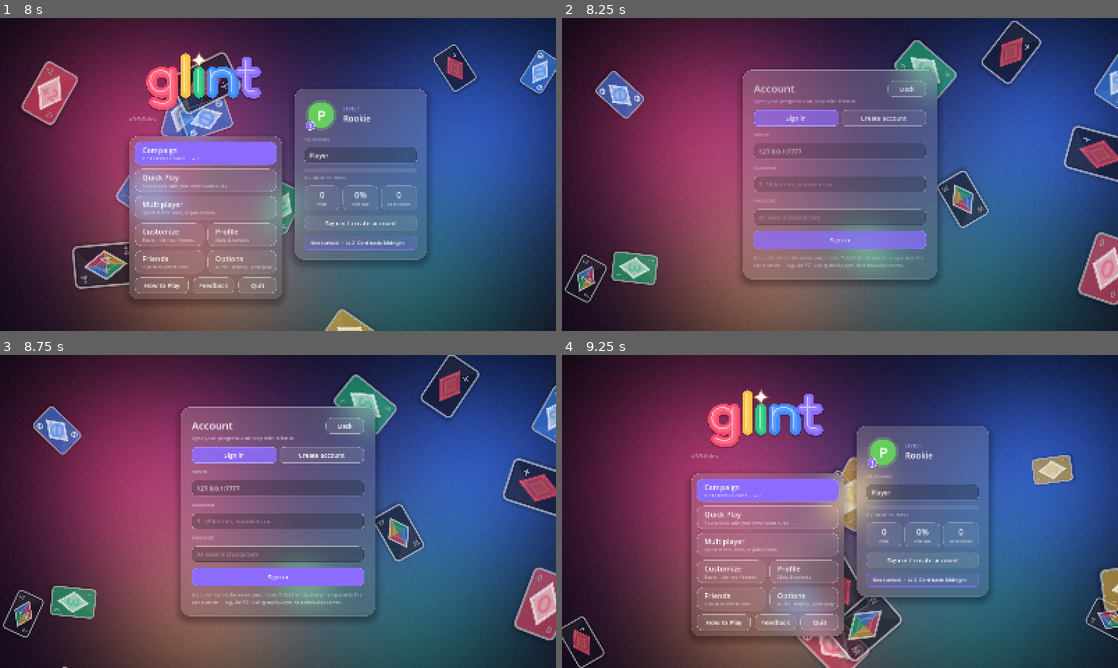
Above: before the commit, frames 1-4 (two rows, left to right).
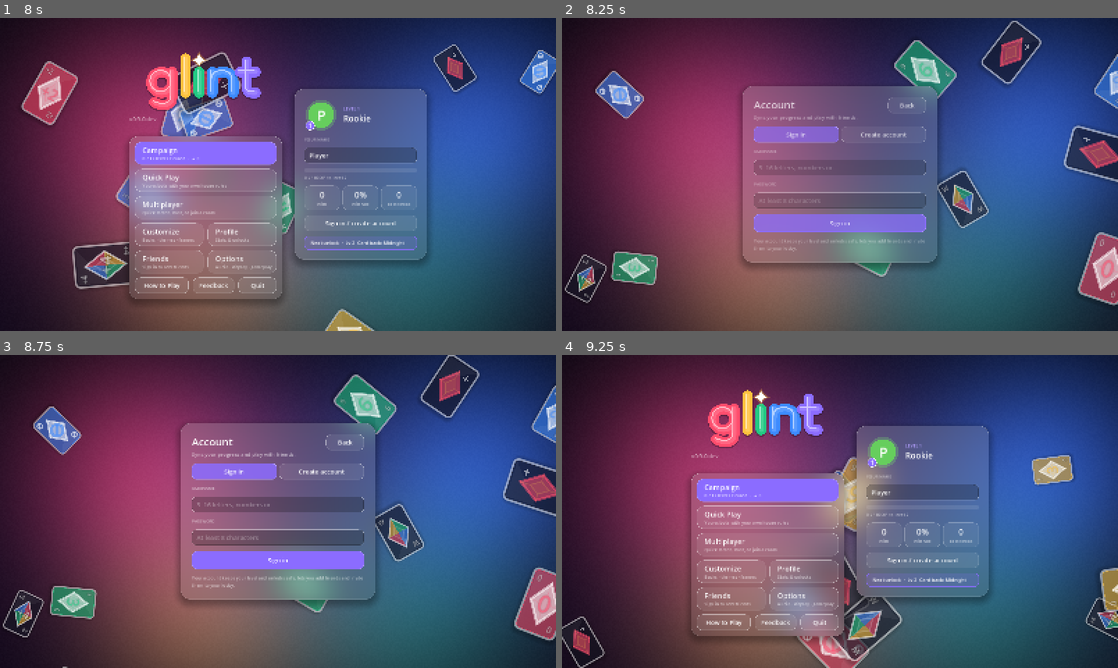
Above: after the commit, the same moments.

Repository: AndrewMommers/glint
Game: Godot game, scene res://scenes/Main.tscn
Same seed, same stepped clock (60 frames per second), same inputs: the game is played once before the commit and once after it.
Inputs (mouse positions are in pixels of both pictures, inside the frame that each line leads up to):
- Up to frame 1 (8 s): click (205, 180) at 0.5 s; click (205, 208) at 1.25 s; click (166, 233) at 2 s; click (244, 233) at 2.75 s; click (166, 262) at 3.5 s; click "Back" at 4.25 s; click (244, 262) at 5 s; click "Back" at 5.75 s; click "How to Play" at 6.5 s; click "Back" at 7.25 s
- Up to frame 2 (8.25 s): click "Sign in / create account" at 8 s
- Up to frame 3 (8.75 s): no input
- Up to frame 4 (9.25 s): click "Back" at 8.75 s

Frame 1 is identical in both runs. In frame 2, 11% of the frame differs, in the area x 32-68%, y 16-86%; in frame 3, 16%, in the area x 32-69%, y 16-86%; in frame 4, nothing differs.

Commit message:
Multiplayer screen: create public/private lobbies, join by code, live lobby list; always use the official server (no host-on-PC, no addresses)
Co-Authored-By: Claude Opus 5.5 <noreply@anthropic.com>

Diff:
--- a/client/scripts/main.gd
+++ b/client/scripts/main.gd
@@ -173,7 +173,7 @@
 			if what == "quick":
 				_quick.call_deferred()
 			elif what == "create":
-				_create_remote.call_deferred()
+				_create_lobby.call_deferred()
 			elif what.begins_with("join:"):
 				_join.call_deferred(what.get_slice(":", 1))
 		elif a.begins_with("--stage="):
@@ -268,7 +268,8 @@
 	var cf := ConfigFile.new()
 	if cf.load(CONFIG_PATH) == OK:
 		player_name = cf.get_value("player", "name", "")
-		server_addr = cf.get_value("net", "server", Release.server())
+		if not Release.is_release():  # release builds always use the official server
+			server_addr = cf.get_value("net", "server", Release.server())
 		var saved = cf.get_value("game", "setup", null)
 		if saved is Dictionary:
 			setup.merge(saved, true)
@@ -518,7 +519,7 @@
 
 	if Online.is_signed_in():
 		var acc := UI.button("☁  Signed in as %s" % Online.username, show_account)
-		acc.tooltip_text = "Progress syncs to your account on %s" % Online.addr
+		acc.tooltip_text = "Your progress syncs to your account"
 		col.add_child(acc)
 	else:
 		var acc := UI.button("Sign in / create account" if Online.status != "connecting" else "Connecting…", show_account)
@@ -1114,9 +1115,10 @@
 func show_multiplayer() -> void:
 	_clear()
 	_decor()
-	var p := _card(640)
+	_screen = "multi"
+	var p := _card(760)
 	var col := UI.vbox(16)
-	col.add_child(_header("Multiplayer", "Jump into a quick game, host a table on this PC, or connect to any Glint server.", show_menu))
+	col.add_child(_header("Multiplayer", "Play with friends or anyone online.", show_menu))
 
 	var quick := UI.button("⚡  Quick Match", _quick, true)
 	quick.custom_minimum_size = Vector2(0, 64)
@@ -1124,40 +1126,60 @@
 	quick.tooltip_text = "Join a 4-player table with other players. Bots fill any empty seats."
 	col.add_child(quick)
 
-	col.add_child(UI.section("Server"))
-	var row := UI.hbox(10)
-	var addr := UI.line_edit(server_addr, "host or host:port")
-	addr.text_changed.connect(func(t: String) -> void:
-		server_addr = t.strip_edges()
-		_save_config())
-	row.add_child(addr)
-	row.add_child(UI.button("Browse rooms", _browse, false, 160))
-	col.add_child(row)
-
-	var host_btn := UI.button("Host on this PC", _host_local, true)
-	host_btn.tooltip_text = "Starts a server on port %d and creates a room" % Net.DEFAULT_PORT
-	var join_row := UI.hbox(10)
-	var code := UI.line_edit("", "Room code", 4)
-	code.custom_minimum_size.x = 160
-	code.size_flags_horizontal = Control.SIZE_FILL
-	join_row.add_child(code)
-	join_row.add_child(UI.button("Join", func() -> void: _join(code.text), false, 120))
+	var halves := UI.hbox(24)
+	var create := UI.vbox(10)
+	create.size_flags_horizontal = Control.SIZE_EXPAND_FILL
+	create.add_child(UI.section("Create a lobby"))
+	var vis_note := UI.label("", 13, 500, UI.MUTED)
+	vis_note.autowrap_mode = TextServer.AUTOWRAP_WORD_SMART
+	var set_note := func() -> void:
+		vis_note.text = "Listed below for anyone to join." if setup.get("lobby_public", true) \
+			else "Hidden. Share the code with your friends."
+	set_note.call()
+	create.add_child(UI.segmented([["Public", true], ["Private", false]], setup.get("lobby_public", true), func(v: bool) -> void:
+		setup.lobby_public = v
+		_save_config()
+		set_note.call()))
+	create.add_child(vis_note)
+	create.add_child(UI.button("Create lobby", _create_lobby, true))
+	halves.add_child(create)
+
+	var join := UI.vbox(10)
+	join.size_flags_horizontal = Control.SIZE_EXPAND_FILL
+	join.add_child(UI.section("Join with a code"))
+	var code := UI.line_edit("", "4-letter code", 4)
 	code.text_submitted.connect(func(t: String) -> void: _join(t))
-	join_row.add_child(UI.spacer(0, 0, true))
-	join_row.add_child(UI.button("Create room on server", _create_remote, false))
-	col.add_child(host_btn)
-	col.add_child(join_row)
-
-	col.add_child(UI.section("Open rooms"))
+	join.add_child(code)
+	join.add_child(UI.label("Ask the host for their lobby code.", 13, 500, UI.MUTED))
+	join.add_child(UI.button("Join", func() -> void: _join(code.text)))
+	halves.add_child(join)
+	col.add_child(halves)
+
+	var head := UI.hbox(10)
+	var sec := UI.section("Open lobbies")
+	sec.size_flags_horizontal = Control.SIZE_EXPAND_FILL
+	head.add_child(sec)
+	head.add_child(UI.button("Refresh", _browse, false, 110))
+	col.add_child(head)
 	var scroll := ScrollContainer.new()
-	scroll.custom_minimum_size = Vector2(0, 180)
+	scroll.custom_minimum_size = Vector2(0, 200)
 	scroll.horizontal_scroll_mode = ScrollContainer.SCROLL_MODE_DISABLED
 	_rooms_box = UI.vbox(8)
 	_rooms_box.size_flags_horizontal = Control.SIZE_EXPAND_FILL
-	_rooms_box.add_child(UI.label("Press “Browse rooms” to look for open tables.", 15, 500, UI.MUTED))
+	_rooms_box.add_child(UI.label("Looking for open lobbies…", 15, 500, UI.MUTED))
 	scroll.add_child(_rooms_box)
 	col.add_child(scroll)
 	p.add_child(col)
+
+	# Keep the list fresh while this screen is open.
+	_browse()
+	var t := Timer.new()
+	t.wait_time = 6.0
+	t.autostart = true
+	t.timeout.connect(func() -> void:
+		if _screen == "multi" and Net.is_online():
+			Net.send({"t": "list"}))
+	p.add_child(t)
 
 
 func _parse_addr() -> Array:
@@ -1170,7 +1192,7 @@
 	return [host, port]
 
 
-## Connects to the configured server (if not already) and then runs then.
+## Connects to the game server (if not already) and then runs then.
 func _with_server(then: Callable) -> void:
 	var a := _parse_addr()
 	if Net.is_online() and Net.connected_to(a[0], a[1]):
@@ -1178,7 +1200,12 @@
 		return
 	singleplayer = false
 	_on_connected = then
-	Net.connect_to(a[0], a[1], 1)
+	var retries := 1
+	if not Release.is_release() and Release.is_local(a[0]):
+		# Dev builds: run a server on this PC if there isn't one.
+		Net.start_local_server(int(a[1]), false)
+		retries = 15
+	Net.connect_to(a[0], a[1], retries)
 
 
 func _quick() -> void:
@@ -1204,30 +1231,11 @@
 	_with_server(func() -> void: Net.send({"t": "list"}))
 
 
-func _mp_settings() -> Dictionary:
+func _create_lobby() -> void:
 	var s: Dictionary = setup.settings.duplicate(true)
-	s.public = true
+	s.public = setup.get("lobby_public", true)
 	if int(s.turnTime) == 0:
 		s.turnTime = 30
-	return s
-
-
-func _host_local() -> void:
-	var err := Net.start_local_server(Net.DEFAULT_PORT, true)
-	if err != "":
-		toast(err, true)
-		return
-	server_addr = "127.0.0.1"
-	_save_config()
-	var s := _mp_settings()
-	_on_connected = func() -> void:
-		Net.send({"t": "create", "name": _name(), "bots": 0, "settings": s})
-	_connecting("Starting server…")
-	Net.connect_to("127.0.0.1", Net.DEFAULT_PORT, 15)
-
-
-func _create_remote() -> void:
-	var s := _mp_settings()
 	_with_server(func() -> void: Net.send({"t": "create", "name": _name(), "bots": 0, "settings": s}))
 
 
@@ -1245,7 +1253,7 @@
 	for c in _rooms_box.get_children():
 		c.queue_free()
 	if rooms.is_empty():
-		_rooms_box.add_child(UI.label("No open rooms right now — host one!", 15, 500, UI.MUTED))
+		_rooms_box.add_child(UI.label("No open lobbies right now. Create one, or try Quick Match!", 15, 500, UI.MUTED))
 	for r in rooms:
 		var row := UI.hbox(12)
 		var l := UI.label("Quick Match" if r.get("quick", false) else "%s's table" % r.host, 17, 650)
@@ -1296,10 +1304,19 @@
 	code_btn.tooltip_text = "Click to copy"
 	head.add_child(code_btn)
 	col.add_child(head)
-	if is_host and not singleplayer and not quick:
-		var ips := Net.local_ips()
-		if not ips.is_empty() and server_addr.begins_with("127.0.0.1"):
-			col.add_child(UI.label("Friends on your network connect to:  %s" % "  ·  ".join(ips), 14, 500, UI.MUTED))
+	if not singleplayer and not quick:
+		var public: bool = st.settings.get("public", true)
+		var vis := UI.hbox(12)
+		if is_host:
+			vis.add_child(UI.segmented([["Public", true], ["Private", false]], public, func(v: bool) -> void:
+				setup.lobby_public = v
+				_save_config()
+				Net.send({"t": "settings", "settings": {"public": v}})))
+		var vl := UI.label("Public: anyone can join from the lobby list." if public else "Private: only people with the code can join.", 14, 500, UI.MUTED)
+		vl.vertical_alignment = VERTICAL_ALIGNMENT_CENTER
+		vl.size_flags_vertical = Control.SIZE_FILL
+		vis.add_child(vl)
+		col.add_child(vis)
 
 	col.add_child(UI.section("Players  %d / %d" % [st.players.size(), st.settings.get("maxPlayers", 8)]))
 	var grid := GridContainer.new()
@@ -1697,7 +1714,7 @@
 	right.add_child(UI.toggle("Reduce motion", "No screen shake, confetti or floating menu cards.", Settings.v("reduce_motion"), setv.call("reduce_motion")))
 
 	right.add_child(UI.section("Account & data"))
-	var acct := "Signed in as %s on %s" % [Online.username, Online.addr] if Online.is_signed_in() else "Not signed in — progress is saved on this PC only."
+	var acct := "Signed in as %s" % Online.username if Online.is_signed_in() else "Not signed in — progress is saved on this PC only."
 	var al := UI.label(acct, 14, 500, UI.MUTED)
 	al.autowrap_mode = TextServer.AUTOWRAP_WORD_SMART
 	right.add_child(al)
@@ -1769,7 +1786,6 @@
 		var who := UI.vbox(4)
 		who.alignment = BoxContainer.ALIGNMENT_CENTER
 		who.add_child(UI.label(Online.username, 26, 800))
-		who.add_child(UI.label("Signed in on %s" % Online.addr, 14, 500, UI.MUTED))
 		who.add_child(UI.label("Level %d  ·  progress syncs automatically" % Profile.level(), 14, 600, UI.ACCENT.lightened(0.4)))
 		head.add_child(who)
 		col.add_child(head)
@@ -1787,9 +1803,6 @@
 	col.add_child(UI.segmented([["Sign in", "login"], ["Create account", "register"]], _account_mode, func(v: String) -> void:
 		_account_mode = v
 		show_account()))
-	col.add_child(UI.section("Server"))
-	var server := UI.line_edit(Online.addr, "host:port (the multiplayer server)")
-	col.add_child(server)
 	col.add_child(UI.section("Username"))
 	var user := UI.line_edit(Online.username, "3–16 letters, numbers or _", 16)
 	col.add_child(user)
@@ -1808,7 +1821,7 @@
 		col.add_child(invite)
 	var status := ""
 	if Online.status == "connecting":
-		status = "Connecting to %s…" % Online.addr
+		status = "Connecting…"
 	elif Online.last_error != "":
 		status = Online.last_error
 	if status != "":
@@ -1820,13 +1833,13 @@
 		if user.text.strip_edges().length() < 3 or pw.text.length() < 8:
 			toast("Enter a username (3+) and password (8+)", true)
 			return
-		Online.sign_in(server.text.strip_edges(), user.text, pw.text, _account_mode == "register", invite.text if invite else "")
+		Online.sign_in(Online.addr, user.text, pw.text, _account_mode == "register", invite.text if invite else "")
 		show_account()
 	var go := UI.button("Create account" if _account_mode == "register" else "Sign in", submit, true)
 	go.custom_minimum_size.y = 52
 	col.add_child(go)
 	pw.text_submitted.connect(func(_t: String) -> void: submit.call())
-	var note := UI.label("Accounts live on the server you choose. To be friends, everyone signs in to the same server — e.g. the PC hosting multiplayer, or a dedicated server.", 13, 500, UI.MUTED)
+	var note := UI.label("Your account keeps your level and unlocks safe, lets you add friends and invite them to your lobby.", 13, 500, UI.MUTED)
 	note.autowrap_mode = TextServer.AUTOWRAP_WORD_SMART
 	col.add_child(note)
 	p.add_child(col)
@@ -1901,10 +1914,7 @@
 		var fname: String = f.name
 		if f.get("room", "") != "":
 			var code: String = f.room
-			row.add_child(UI.button("Join", func() -> void:
-				server_addr = Online.addr
-				_save_config()
-				_join(code), true, 90))
+			row.add_child(UI.button("Join", func() -> void: _join(code), true, 90))
 		var x := UI.button("✕", func() -> void: _confirm_remove_friend(fname))
 		x.custom_minimum_size = Vector2(40, 40)
 		x.tooltip_text = "Remove friend"
@@ -1980,8 +1990,6 @@
 func _on_invited(from: String, code: String) -> void:
 	Audio.play("notify")
 	toast_action("%s invited you to table %s" % [from, code], "Join", func() -> void:
-		server_addr = Online.addr
-		_save_config()
 		if singleplayer:
 			Net.close()
 			Net.stop_local_servers()
--- a/client/scripts/online.gd
+++ b/client/scripts/online.gd
@@ -46,7 +46,8 @@
 
 	var cf := ConfigFile.new()
 	if cf.load(PATH) == OK:
-		addr = cf.get_value("account", "server", addr)
+		if not Release.is_release():  # dev builds may point at a test server
+			addr = cf.get_value("account", "server", addr)
 		username = cf.get_value("account", "username", "")
 		token = cf.get_value("account", "token", "")
 	if token != "" or Release.is_release():
Not shown, changed: README.md
Not shown, added: beta/notes/0.9.0-beta.8.md
